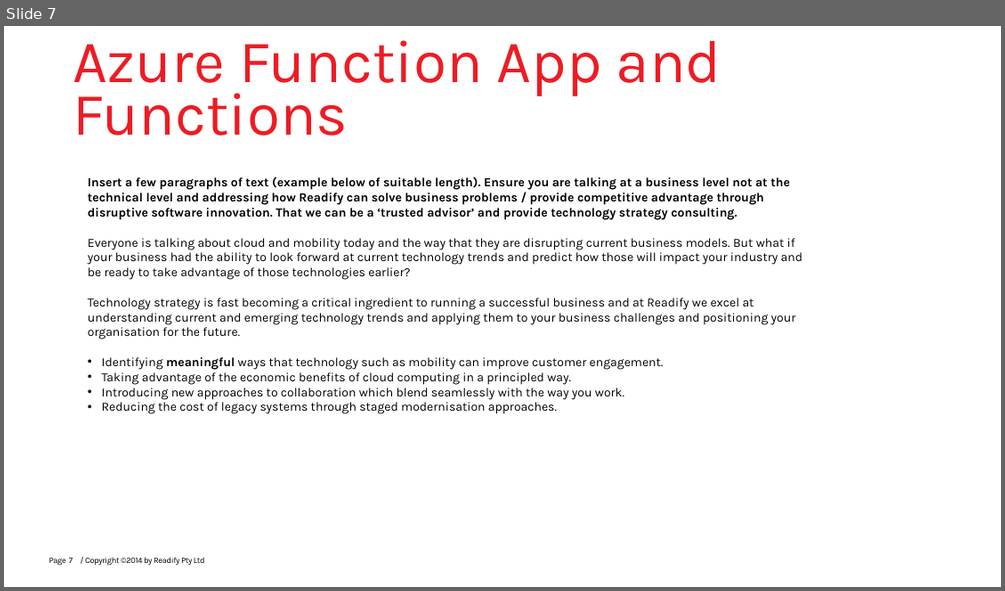
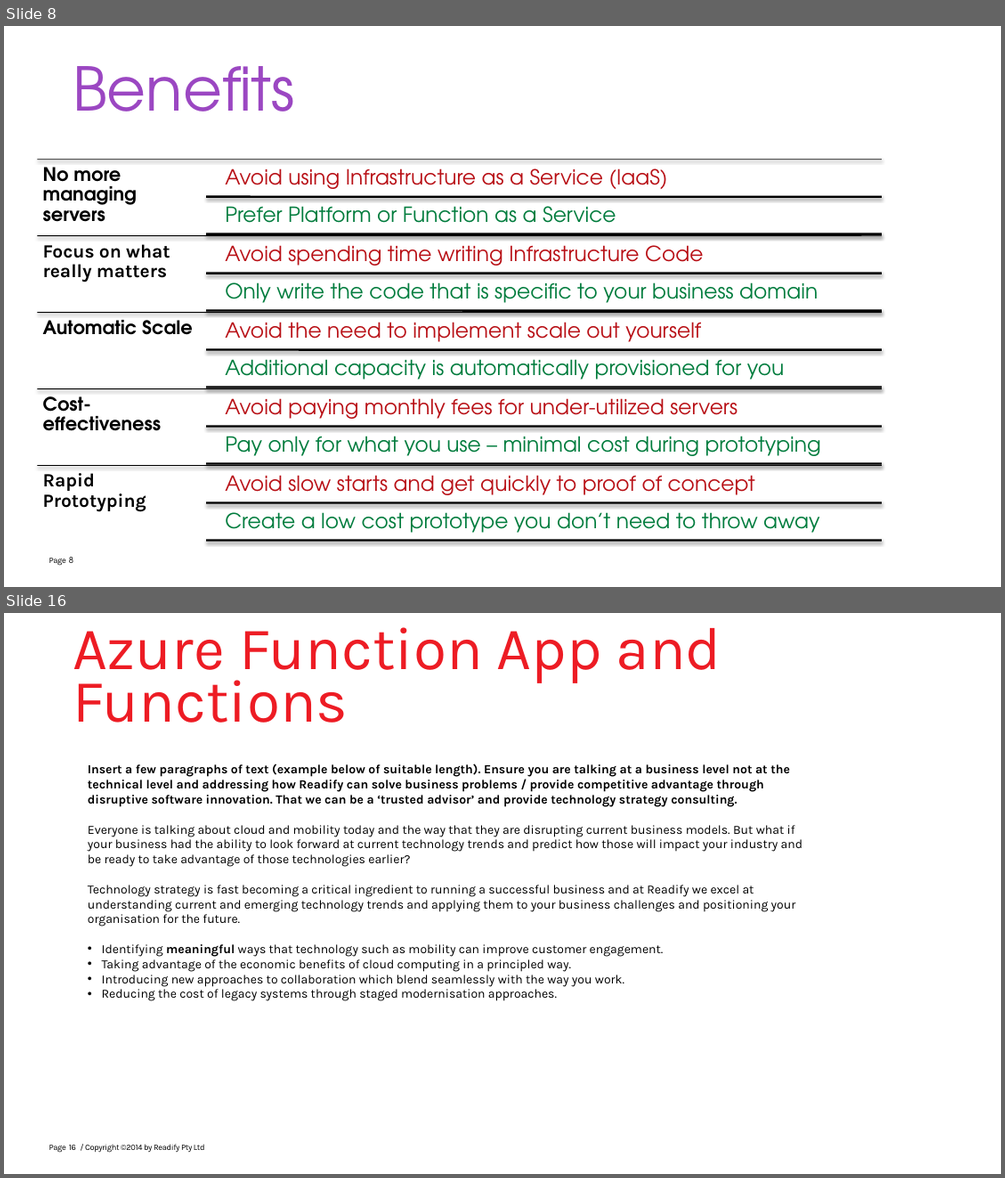
Before and after one commit to mehdikhaleghian/StudyNotes, a slide deck: Azure Functions.pptx. Shown one above the other, each under a label of ours: slide 7 before the commit, slides 8 and 16 after it; the slides between them are not shown. The pictures are 1005x591 and 1005x1178 pixels, drawn with LibreOffice and Linux fonts; fonts in the diff are those of the drawing; background and template pictures are left out. Boxes give left, top, right and bottom in pixels: in the first picture for what was removed or moved away, otherwise in the second. Text is boxed around its words. In the diff, an @@ line names an element or a change of style, - is before the commit and + after.

```diff
--- a/Azure Functions.pptx
+++ b/Azure Functions.pptx
@@ slide 8 added at (4, 26, 1001, 587), background picture (left out); not listed: 1 template element that a slide beside it also shows @@
@@ title added at (73, 66, 295, 111), 58 pt, text #9B47C2 @@
+Benefits
@@ page number added at (69, 556, 73, 563), 8 pt, text #000000 @@
+8
@@ group added at (37, 160, 882, 540): 15 lines, 15 texts @@
+No more managing servers
+Avoid using Infrastructure as a Service (IaaS)
+Prefer Platform or Function as a Service
+Focus on what really matters
+Avoid spending time writing Infrastructure Code
+Only write the code that is specific to your business domain
+Automatic Scale
+Avoid the need to implement scale out yourself
+Additional capacity is automatically provisioned for you
+Cost-effectiveness
+Avoid paying monthly fees for under-utilized servers
+Pay only for what you use – minimal cost during prototyping
+Rapid Prototyping
+Avoid slow starts and get quickly to proof of concept
+Create a low cost prototype you don’t need to throw away
@@ what was slide 7 is now slide 16 @@
@@ page number at (69, 1144, 76, 1150): text changed @@
-7
+16
```
Also in this commit, not shown: 5 slides changed, 10 other slides added, 2 slides removed, 17 other files.
